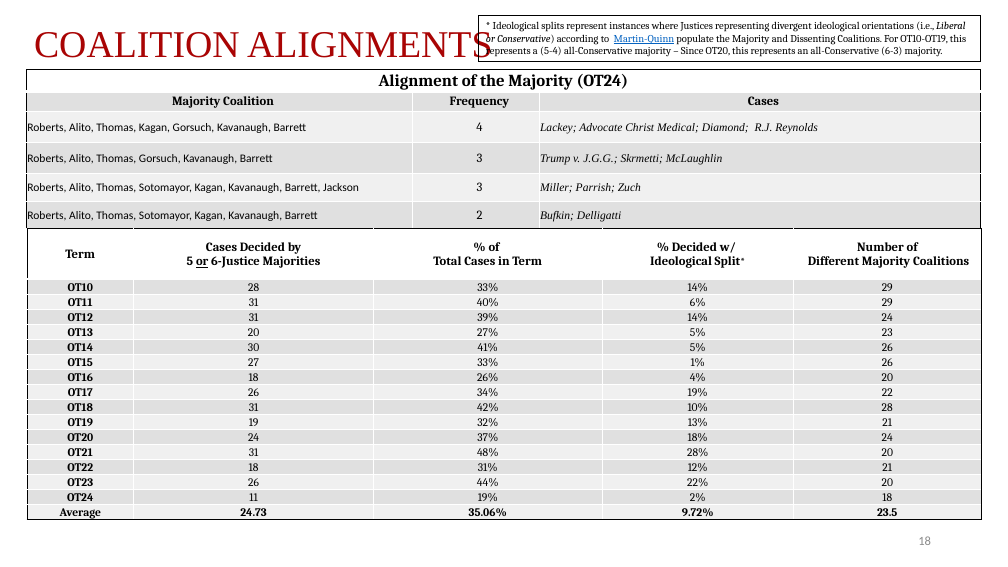
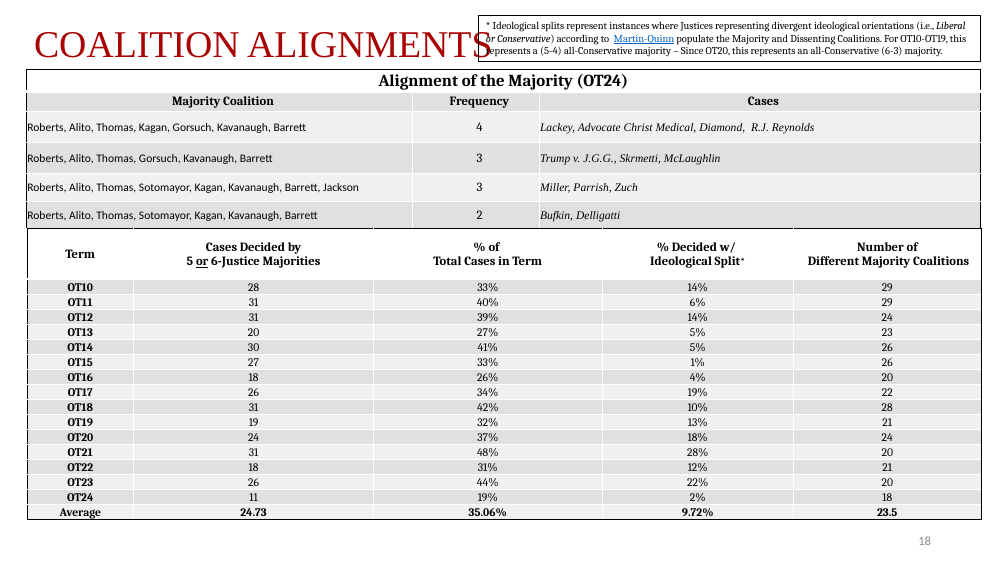
Before and after one commit to JakeTruscott/scotuswatch, a slide deck: slide 18 of Stat Reviews/OT24_StatReview/compilation/SCOTUSBlog/statpack_OT24.pptx. Drawn at 1008x567 pixels with LibreOffice and Linux fonts; fonts in the diff are those of the drawing. Boxes give left, top, right and bottom in pixels: in the first picture for what was removed or moved away, otherwise in the second. Text is boxed around its words. In the diff, an @@ line names an element or a change of style, - is before the commit and + after.

```diff
--- a/Stat Reviews/OT24_StatReview/compilation/SCOTUSBlog/statpack_OT24.pptx
+++ b/Stat Reviews/OT24_StatReview/compilation/SCOTUSBlog/statpack_OT24.pptx
@@ table at <box>26,70,982,228</box> @@
-row 3, column 3: Lackey; Advocate Christ Medical; Diamond; R.J. Reynolds
+row 3, column 3: Lackey, Advocate Christ Medical, Diamond, R.J. Reynolds
-row 4, column 3: Trump v. J.G.G.; Skrmetti; McLaughlin
+row 4, column 3: Trump v. J.G.G., Skrmetti, McLaughlin
-row 5, column 3: Miller; Parrish; Zuch
+row 5, column 3: Miller, Parrish, Zuch
-row 6, column 3: Bufkin; Delligatti
+row 6, column 3: Bufkin, Delligatti
```
Also in this commit, not shown: 6 other slides changed, 1 slide added, 13 other files.
